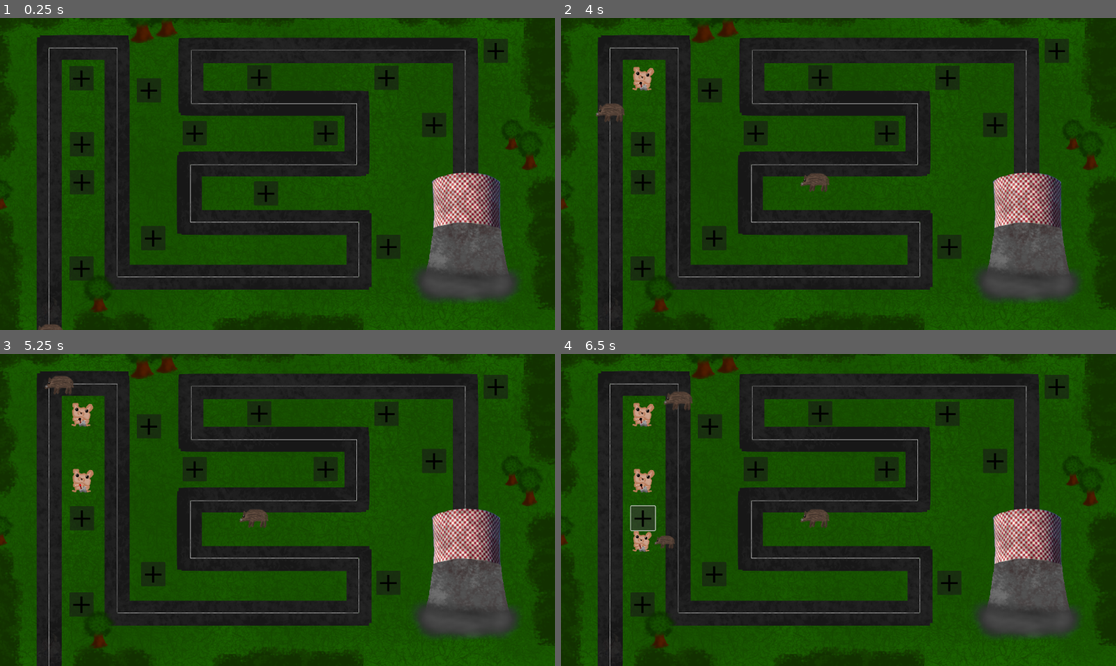
Above: before the commit, frames 1-4 (two rows, left to right).
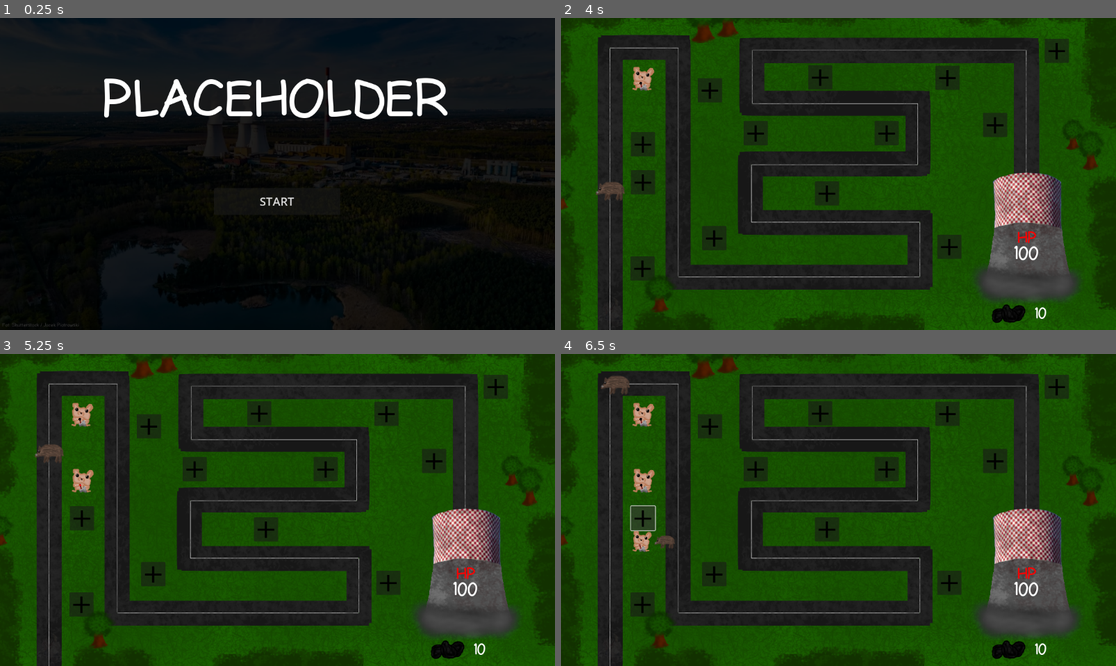
Above: after the commit, the same moments.

Repository: niejajestem/hackathon_ckziu
Game: Godot game, scene res://scenes/mainmenu.tscn
Same seed, same stepped clock (60 frames per second), same inputs: the game is played once before the commit and once after it. Before the commit the project starts from res://scenes/map.tscn.
Inputs (mouse positions are in pixels of both pictures, inside the frame that each line leads up to):
- Up to frame 1 (0.25 s): no input
- Up to frame 2 (4 s): click (644, 77) at 0.52 s; click (838, 202) at 1.25 s, where only the run after the commit has a clickable "START"; click (644, 77) at 2.02 s; click (638, 102) at 2.77 s; click (849, 217) at 3.52 s
- Up to frame 3 (5.25 s): click (83, 478) at 4.27 s; click (83, 503) at 5 s
- Up to frame 4 (6.5 s): click (644, 519) at 5.77 s

The runs differ from the first frame. In frame 1, 82% of the frame differs, in the area x 0-100%, y 0-100%; in frame 2, 1.3%; in frame 3, 1.3%; in frame 4, 1.3%.

Commit message:
Add simple main menu

Diff:
--- a/new-game-project/project.godot
+++ b/new-game-project/project.godot
@@ -11,7 +11,7 @@
 [application]
 
 config/name="Hackathon_td"
-run/main_scene="uid://kg2stjr66a2v"
+run/main_scene="uid://i3ogdlresmu4"
 config/features=PackedStringArray("4.4", "Forward Plus")
 config/icon="res://icon.svg"
 
--- a/new-game-project/scenes/gameUI.tscn
+++ b/new-game-project/scenes/gameUI.tscn
@@ -1,6 +1,6 @@
-[gd_scene load_steps=3 format=3 uid="uid://dfh1ymikntg7b"]
+[gd_scene load_steps=3 format=3 uid="uid://c4ywxr6y32e82"]
 
-[ext_resource type="Texture2D" uid="uid://cifch1tv33gau" path="res://sprites/map.png" id="1_si2c5"]
+[ext_resource type="FontFile" uid="uid://ldt3a5xgpo3s" path="res://fonts/Ldfcomicsans-jj7l.ttf" id="2_3rijl"]
 [ext_resource type="Texture2D" uid="uid://ccarbmvsmttjv" path="res://sprites/wegiel.png" id="2_rsh6k"]
 
 [node name="gameUI" type="Control"]
@@ -11,11 +11,6 @@
 grow_horizontal = 2
 grow_vertical = 2
 
-[node name="Map" type="Sprite2D" parent="."]
-z_index = -1
-texture = ExtResource("1_si2c5")
-centered = false
-
 [node name="hp" type="RichTextLabel" parent="."]
 modulate = Color(1, 0, 0, 1)
 z_index = 7
@@ -24,6 +19,7 @@
 offset_top = 435.0
 offset_right = 999.0
 offset_bottom = 480.0
+theme_override_fonts/normal_font = ExtResource("2_3rijl")
 theme_override_font_sizes/normal_font_size = 30
 text = "HP"
 tab_size = 7
@@ -36,6 +32,7 @@
 offset_top = 464.0
 offset_right = 1016.0
 offset_bottom = 516.0
+theme_override_fonts/normal_font = ExtResource("2_3rijl")
 theme_override_font_sizes/normal_font_size = 36
 text = "100"
 horizontal_alignment = 1
@@ -66,6 +63,7 @@
 offset_top = 587.0
 offset_right = 1033.0
 offset_bottom = 642.0
+theme_override_fonts/normal_font = ExtResource("2_3rijl")
 theme_override_font_sizes/normal_font_size = 30
 text = "10"
 horizontal_alignment = 1
--- /dev/null
+++ b/new-game-project/scenes/mainmenu.gd
@@ -0,0 +1,4 @@
+extends Node
+
+func _on_button_pressed() -> void:
+	get_tree().change_scene_to_file("res://scenes/map.tscn")
--- /dev/null
+++ b/new-game-project/scenes/mainmenu.tscn
@@ -0,0 +1,9 @@
+[gd_scene load_steps=2 format=3 uid="uid://i3ogdlresmu4"]
+
+[ext_resource type="PackedScene" uid="uid://b258uwjcqde84" path="res://scenes/mainmenuUI.tscn" id="1_5mbse"]
+
+[node name="Mainmenu" type="Node2D"]
+
+[node name="CanvasLayer" type="CanvasLayer" parent="."]
+
+[node name="MainmenuUi" parent="CanvasLayer" instance=ExtResource("1_5mbse")]
--- /dev/null
+++ b/new-game-project/scenes/mainmenuUI.tscn
@@ -0,0 +1,56 @@
+[gd_scene load_steps=4 format=3 uid="uid://b258uwjcqde84"]
+
+[ext_resource type="Script" uid="uid://jxpx2wkbyrak" path="res://scenes/mainmenu.gd" id="1_ppgl6"]
+[ext_resource type="FontFile" uid="uid://ldt3a5xgpo3s" path="res://fonts/Ldfcomicsans-jj7l.ttf" id="1_wamd2"]
+[ext_resource type="Texture2D" uid="uid://ck3swwi54vrsw" path="res://sprites/bg.webp" id="2_tli8v"]
+
+[node name="MainmenuUi" type="Control"]
+layout_mode = 3
+anchors_preset = 15
+anchor_right = 1.0
+anchor_bottom = 1.0
+grow_horizontal = 2
+grow_vertical = 2
+script = ExtResource("1_ppgl6")
+
+[node name="RichTextLabel" type="RichTextLabel" parent="."]
+z_index = 1
+layout_mode = 0
+offset_right = 1151.0
+offset_bottom = 345.0
+theme_override_fonts/normal_font = ExtResource("1_wamd2")
+theme_override_font_sizes/normal_font_size = 100
+text = "PLACEHOLDER"
+horizontal_alignment = 1
+vertical_alignment = 1
+
+[node name="bgcopyright" type="RichTextLabel" parent="."]
+z_index = 1
+layout_mode = 0
+offset_left = -8.0
+offset_top = 624.0
+offset_right = 179.0
+offset_bottom = 653.0
+theme_override_colors/default_color = Color(0.18359, 0.18359, 0.18359, 1)
+theme_override_fonts/normal_font = ExtResource("1_wamd2")
+theme_override_font_sizes/normal_font_size = 10
+text = "Fot. Shutterstock / Jacek Piotrowski"
+horizontal_alignment = 1
+vertical_alignment = 1
+
+[node name="Button" type="Button" parent="."]
+z_index = 1
+layout_mode = 0
+offset_left = 444.0
+offset_top = 353.0
+offset_right = 706.0
+offset_bottom = 409.0
+theme_override_font_sizes/font_size = 24
+text = "START"
+
+[node name="Bg" type="Sprite2D" parent="."]
+modulate = Color(0.114897, 0.114897, 0.114897, 1)
+texture = ExtResource("2_tli8v")
+centered = false
+
+[connection signal="pressed" from="Button" to="." method="_on_button_pressed"]
--- a/new-game-project/scenes/map.tscn
+++ b/new-game-project/scenes/map.tscn
@@ -1,12 +1,13 @@
-[gd_scene load_steps=9 format=3 uid="uid://kg2stjr66a2v"]
+[gd_scene load_steps=10 format=3 uid="uid://y1x6nm00707p"]
 
 [ext_resource type="Texture2D" uid="uid://cifch1tv33gau" path="res://sprites/map.png" id="1_c7s6e"]
-[ext_resource type="Script" uid="uid://cxgewyq0q44jb" path="res://scenes/map.gd" id="1_nakos"]
+[ext_resource type="Script" path="res://scenes/map.gd" id="1_nakos"]
 [ext_resource type="PackedScene" uid="uid://xloejy4xkwdr" path="res://scenes/towerPlace.tscn" id="2_wijl4"]
 [ext_resource type="Texture2D" uid="uid://uae5gtorasql" path="res://sprites/drzewo.png" id="3_e0an3"]
 [ext_resource type="Texture2D" uid="uid://k0w4x7f6eps6" path="res://sprites/luzny.jpg" id="4_p5pve"]
 [ext_resource type="Texture2D" uid="uid://lvju5ijq2vka" path="res://sprites/krzak.png" id="4_urblq"]
 [ext_resource type="PackedScene" uid="uid://b07412gbe2m3a" path="res://scenes/dzik.tscn" id="6_2lpho"]
+[ext_resource type="PackedScene" uid="uid://c4ywxr6y32e82" path="res://scenes/gameUI.tscn" id="8_jh32y"]
 
 [sub_resource type="Curve2D" id="Curve2D_2klcf"]
 _data = {
@@ -400,3 +401,5 @@
 position = Vector2(102, 683)
 rotates = false
 loop = false
+
+[node name="gameUI" parent="." instance=ExtResource("8_jh32y")]
Not shown, changed: new-game-project/TODO.txt
Not shown: 1 places in new-game-project/scenes/chomik.tscn that only renumber resources
Not shown: 1 places in new-game-project/scenes/dzik.tscn that only renumber resources
Not shown, added: new-game-project/scenes/mainmenu.gd.uid
Binary file added: new-game-project/sprites/bg.webp
Not shown, added: new-game-project/sprites/bg.webp.import
